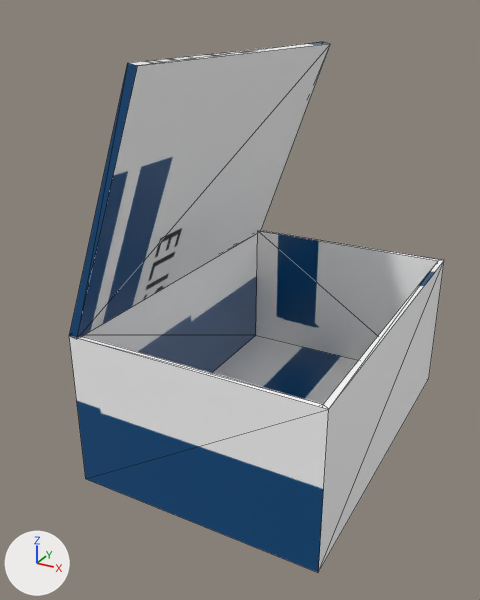
Before and after pictures for a commit that changed the glTF model public/model/item/试剂盒.glb.
Both versions are drawn from a 50 mm camera at (0.409, -0.878, 0.655) aimed at (-0.043, -0.057, 0.244). The lights are fixed; the arrows at lower left show +X, +Y and +Z. Mesh edges are drawn as thin lines. Vertices at the same position are counted once.

Names of what the first picture shows: 'ELISA试剂盒'.
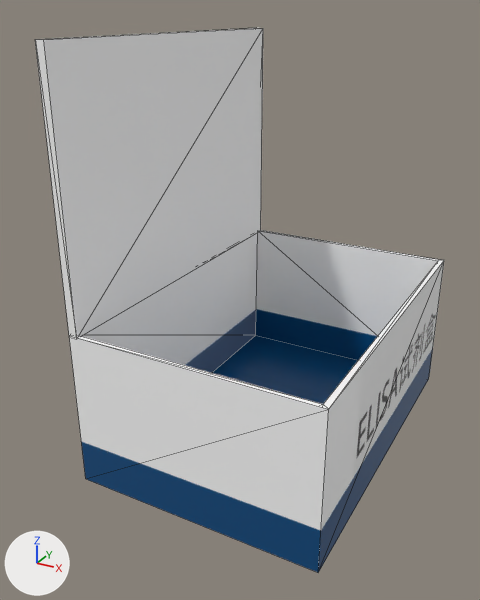
Boxes [x1, y1, x2, y2] around the edits, measured in the pictures (480 x 600 px):
```json
{"object": "ELISA试剂盒", "change": "reshaped", "before": [69, 42, 444, 573], "after": [35, 28, 444, 573], "on screen": "9% wider"}
{"part": 1, "of": "me_网格", "change": "added", "after": [35, 28, 263, 338]}
{"part": 2, "of": "me_网格", "change": "deleted", "before": [69, 42, 330, 339]}
{"part": 3, "of": "me_网格", "change": "surface changed", "before": [69, 230, 438, 573], "after": [69, 230, 438, 573]}
```

Scene script edits in JSON lines:
```json
{"block": "me_网格", "where": "# used by ob_elisa试剂盒; location = (0.0, 0.0, 0.0)"}
{"op": "remove", "block": "me_网格", "code": "me_网格.from_pydata(...)  # 24 vertices, 40 faces; spans x -0.19..0.19, y -0.275..0.275, z 0.0..0.601"}
{"op": "add", "block": "me_网格", "code": "me_网格.from_pydata(...)  # 24 vertices, 40 faces; spans x -0.19..0.19, y -0.275..0.275, z 0.0..0.622"}
{"block": "me_网格", "change": "me_网格 part 1: a new loose piece, a box spanning x -0.19..-0.177, y -0.275..0.275, z 0.241..0.622, in mat_材质"}
{"block": "me_网格", "change": "me_网格 part 2: the loose piece of 8 vertices spanning x -0.19..-0.047, y -0.275..0.275, z 0.24..0.601 is deleted"}
{"block": "me_网格", "change": "me_网格 part 3: 28 kept faces spanning x -0.19..0.19, y -0.275..0.275, z 0.0..0.243 get new texture (UV) coordinates"}
```
